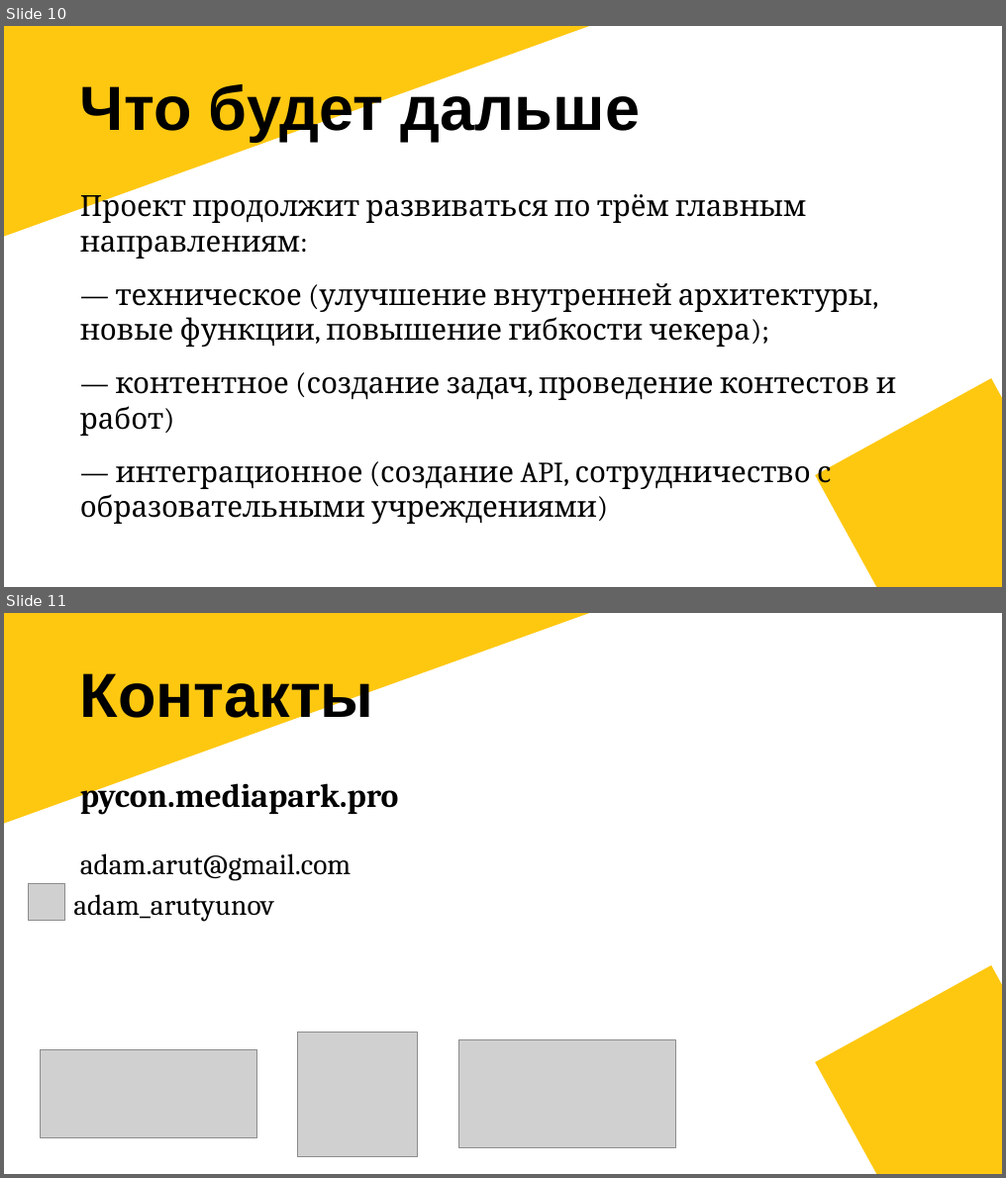
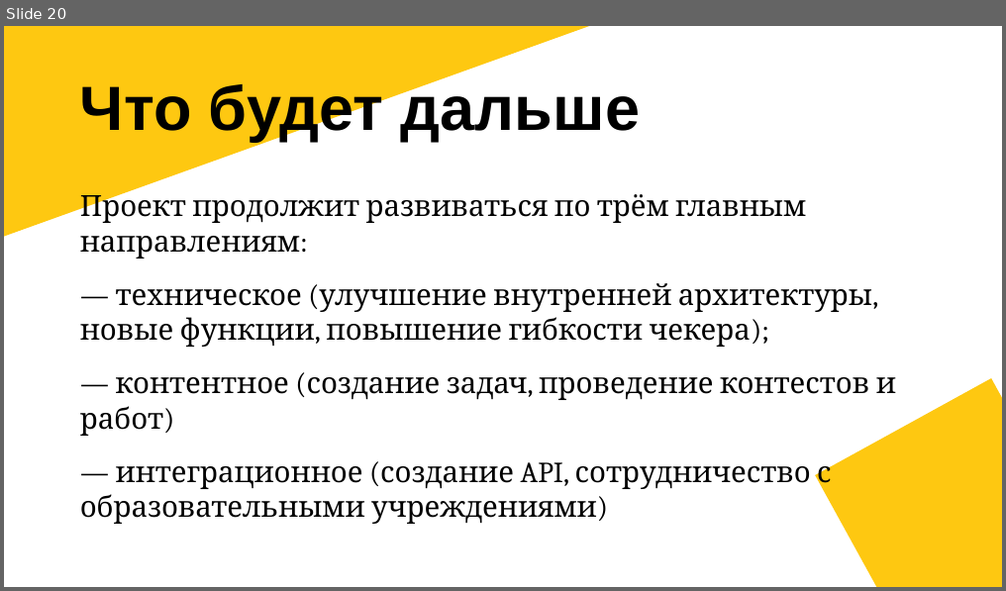
Before and after one commit to AdamArutyunov/Pycon, a slide deck: docs/Pycon.pptx. Shown one above the other, each under a label of ours: slides 10 and 11 before the commit, slide 20 after it. The pictures are 1006x1178 and 1006x591 pixels, drawn with LibreOffice and Linux fonts; fonts in the diff are those of the drawing; grey boxes stand for pictures. Boxes give left, top, right and bottom in pixels: in the first picture for what was removed or moved away, otherwise in the second. Text is boxed around its words. In the diff, an @@ line names an element or a change of style, - is before the commit and + after.

```diff
--- a/docs/Pycon.pptx
+++ b/docs/Pycon.pptx
@@ slide 11 removed at [4,613,1002,1174], background #FFFFFF; not listed: 2 template elements that a slide beside it also shows @@
@@ title removed at [80,673,374,728] @@
-Контакты
@@ text removed at [80,776,399,815] @@
-pycon.mediapark.pro
@@ text removed at [80,854,351,881] @@
-adam.arut@gmail.com
@@ picture removed at [28,884,64,921] @@
@@ text removed at [73,894,274,922] @@
-adam_arutyunov
@@ picture removed at [41,1051,257,1139] @@
@@ picture removed at [297,1033,417,1157] @@
@@ picture removed at [459,1040,675,1149] @@
@@ what was slide 10 is now slide 20 @@
```
Also in this commit, not shown: 3 slides changed, 12 slides added, 1 other slide removed.
